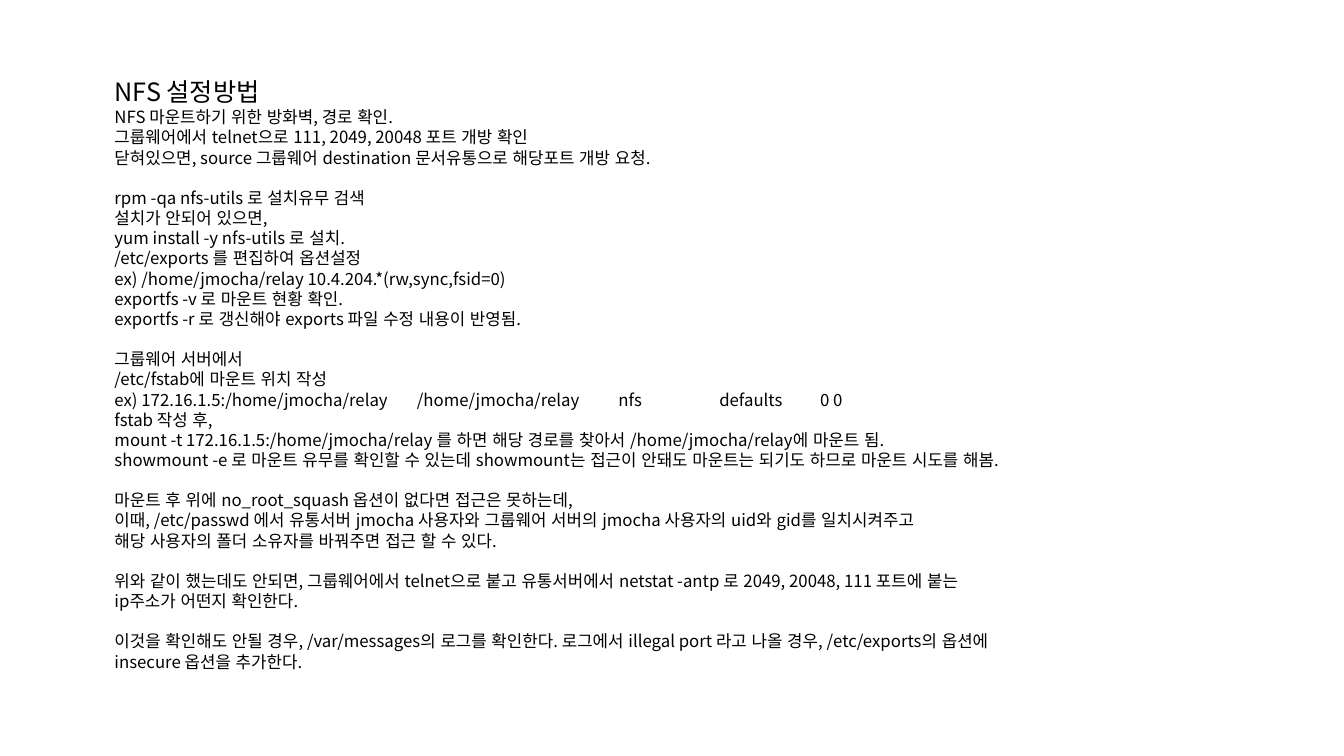
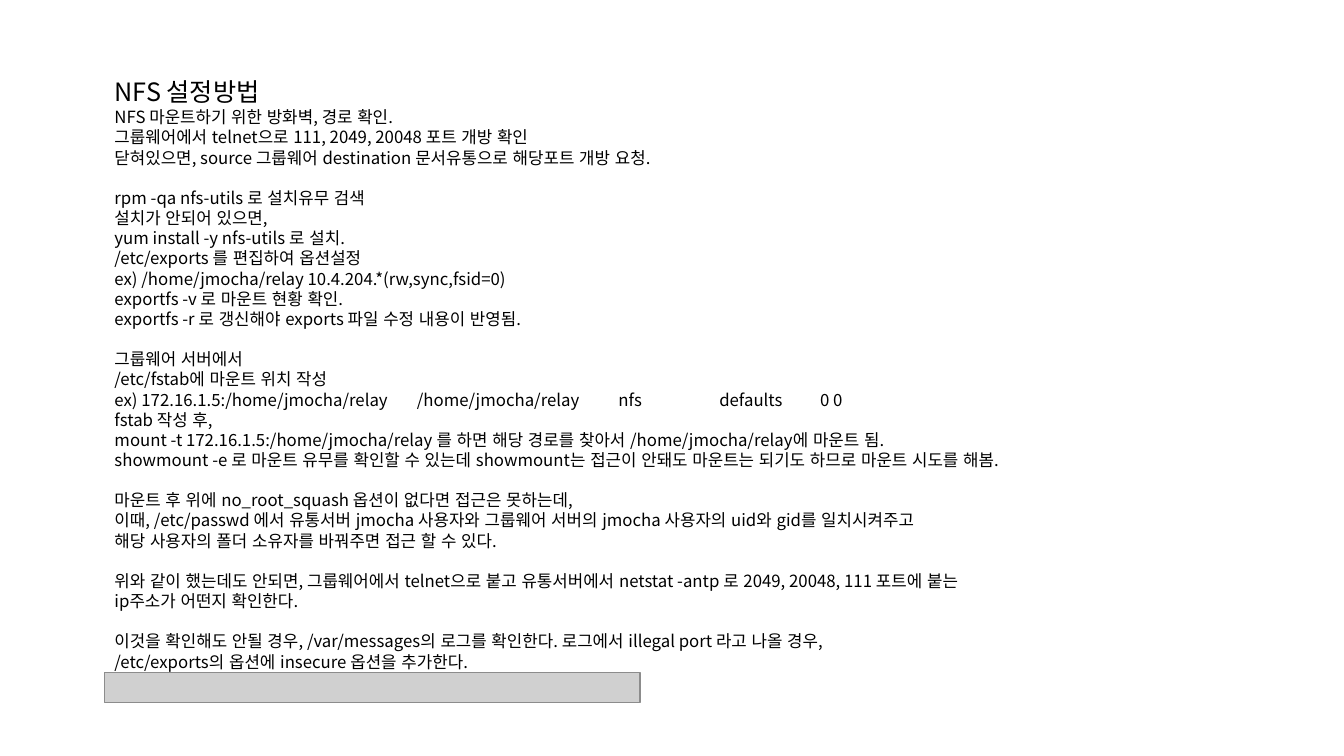
Before and after one commit to Shim8934/refactor_ezFlow4Java, a slide deck: slide 16 of docs/tech/ezApprovalG/문서유통 설치/문서유통 모듈 설치가이드.pptx (slide 9 before the commit). Drawn at 1344x756 pixels with LibreOffice and Linux fonts; fonts in the diff are those of the drawing; grey boxes stand for pictures. Boxes give left, top, right and bottom in pixels: in the first picture for what was removed or moved away, otherwise in the second. Text is boxed around its words. In the diff, an @@ line names an element or a change of style, - is before the commit and + after.

```diff
--- a/docs/tech/ezApprovalG/문서유통 설치/문서유통 모듈 설치가이드.pptx
+++ b/docs/tech/ezApprovalG/문서유통 설치/문서유통 모듈 설치가이드.pptx
@@ text at (114, 633, 823, 673): spaces changed @@
-이것을 확인해도 안될 경우, /var/messages의 로그를 확인한다. 로그에서 illegal port 라고 나올 경우, /etc/exports의 옵션에
-insecure 옵션을 추가한다.
+이것을 확인해도 안될 경우, /var/messages의 로그를 확인한다. 로그에서 illegal port 라고 나올 경우,
+/etc/exports의 옵션에 insecure 옵션을 추가한다.
@@ picture added at (105, 673, 640, 703) @@
```
Also in this commit, not shown: 4 other slides changed, 7 slides added.
